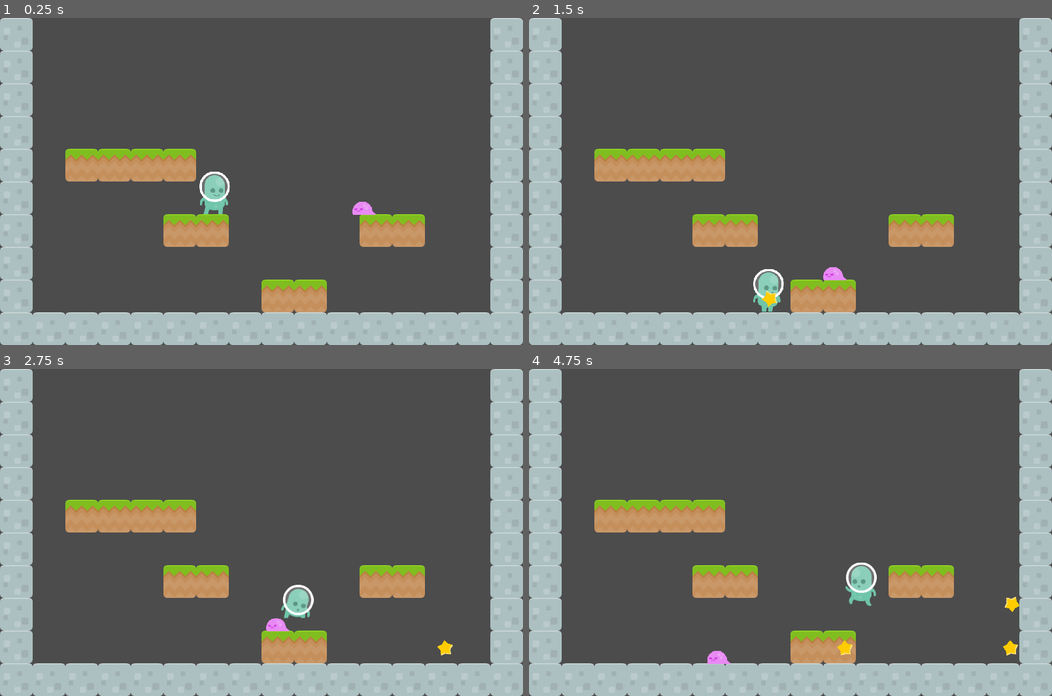
Above: before the commit, frames 1-4 (two rows, left to right).
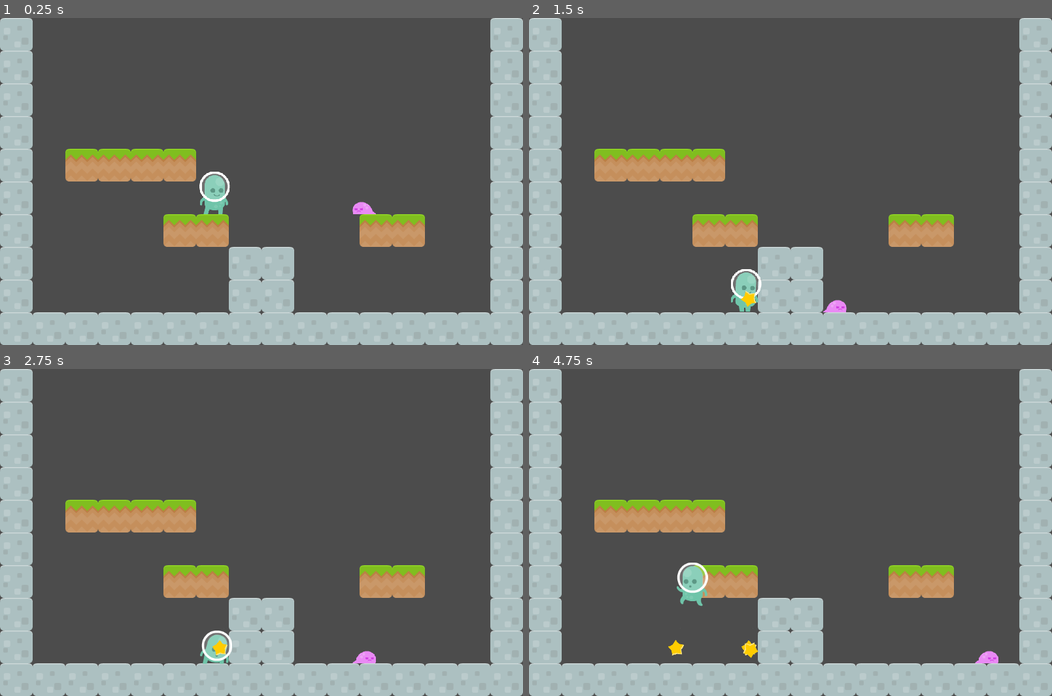
Above: after the commit, the same moments.

Repository: doctor-g/AltNaGaDeMon2021
Game: Godot game, scene res://World/Level.tscn
Same seed, same stepped clock (60 frames per second), same inputs: the game is played once before the commit and once after it.
Inputs:
- Up to frame 1 (0.25 s): no input
- Up to frame 2 (1.5 s): hold S (duck) 0.53-1.28 s; hold D (move_right) from 0.53 s (still down); tap Z (jump) at 0.77 s; tap X (fire) at 1.35 s
- Up to frame 3 (2.75 s): tap Z (jump) at 1.52 s; release D (move_right) at 2.03 s; hold A (move_left) from 2.03 s (still down); hold S (duck) from 2.03 s (still down)
- Up to frame 4 (4.75 s): release A (move_left) at 2.78 s; release S (duck) at 2.78 s; hold D (move_right) 2.78-4.28 s; tap X (fire) at 2.85, 4.35 s; tap Z (jump) at 3.02, 3.77, 4.52 s; hold S (duck) 3.53-4.28 s; hold A (move_left) from 4.28 s (still down)

The runs differ from the first frame. In frame 1, 3.1% of the frame differs, in the area x 43-72%, y 56-90%; in frame 2, 3.7%; in frame 3, 4.2%; in frame 4, 4.9%, in the area x 26-94%, y 59-91%.

Commit message:
Make slime turn when hitting wall

Diff:
--- a/project/Enemies/Slime/Slime.gd
+++ b/project/Enemies/Slime/Slime.gd
@@ -6,6 +6,9 @@
 
 var _gravity = ProjectSettings.get_setting("physics/2d/default_gravity")
 var _velocity := Vector2.ZERO
+var _moving_right := false
+
+onready var _sprite := $AnimatedSprite
 
 func _ready():
 	# The slime defaults to facing left
@@ -16,3 +19,7 @@
 	if not captured:
 		_velocity.y += _gravity
 		_velocity = move_and_slide(_velocity, Vector2.UP)
+		if is_on_wall():
+			_moving_right = not _moving_right
+			_velocity.x = speed if _moving_right else -speed
+		_sprite.flip_h = _moving_right
--- a/project/Enemies/Slime/Slime.tscn
+++ b/project/Enemies/Slime/Slime.tscn
@@ -17,14 +17,12 @@
 
 [node name="Slime" type="KinematicBody2D" groups=["enemies"]]
 collision_layer = 4
-collision_mask = 3
 script = ExtResource( 3 )
 
 [node name="AnimatedSprite" type="AnimatedSprite" parent="."]
 position = Vector2( 1, -13 )
 frames = SubResource( 1 )
 animation = "walk"
-frame = 1
 playing = true
 
 [node name="CollisionShape2D" type="CollisionShape2D" parent="."]
--- a/project/World/Level.tscn
+++ b/project/World/Level.tscn
@@ -61,7 +61,7 @@
 tile_set = SubResource( 2 )
 cell_size = Vector2( 70, 70 )
 format = 1
-tile_data = PoolIntArray( 0, 1, 0, 15, 1, 0, 65536, 1, 0, 65 …(241 unchanged characters)… , 0, 0, 393231, 1, 0, 458752, 1, 0, 458767, 1, 0, 524288, 1, 0, 524296, 0, 0, 524297, 0, 0, 524303, 1, 0, 589824, 1, 0, 589825, …(203 unchanged characters)…
+tile_data = PoolIntArray( 0, 1, 0, 15, 1, 0, 65536, 1, 0, 65 …(241 unchanged characters)… , 0, 0, 393231, 1, 0, 458752, 1, 0, 458759, 1, 0, 458760, 1, 0, 458767, 1, 0, 524288, 1, 0, 524295, 1, 0, 524296, 1, 0, 524303, 1, 0, 589824, 1, 0, 589825, …(203 unchanged characters)…
 
 [node name="Player" parent="." instance=ExtResource( 2 )]
 position = Vector2( 460, 417 )
